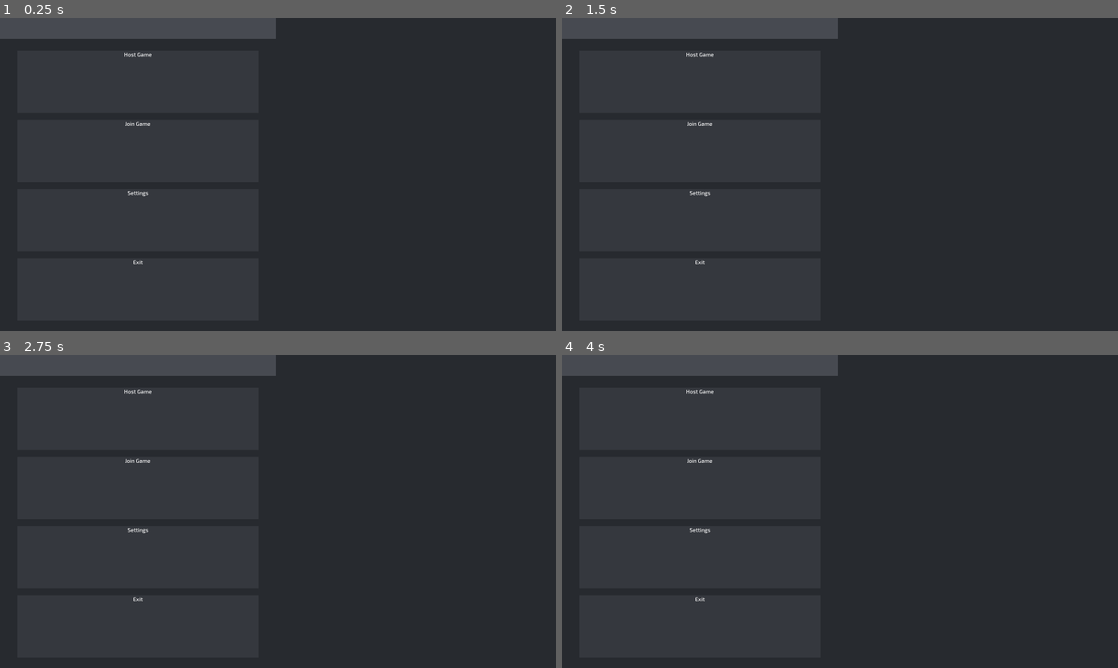
Above: before the commit, frames 1-4 (two rows, left to right).
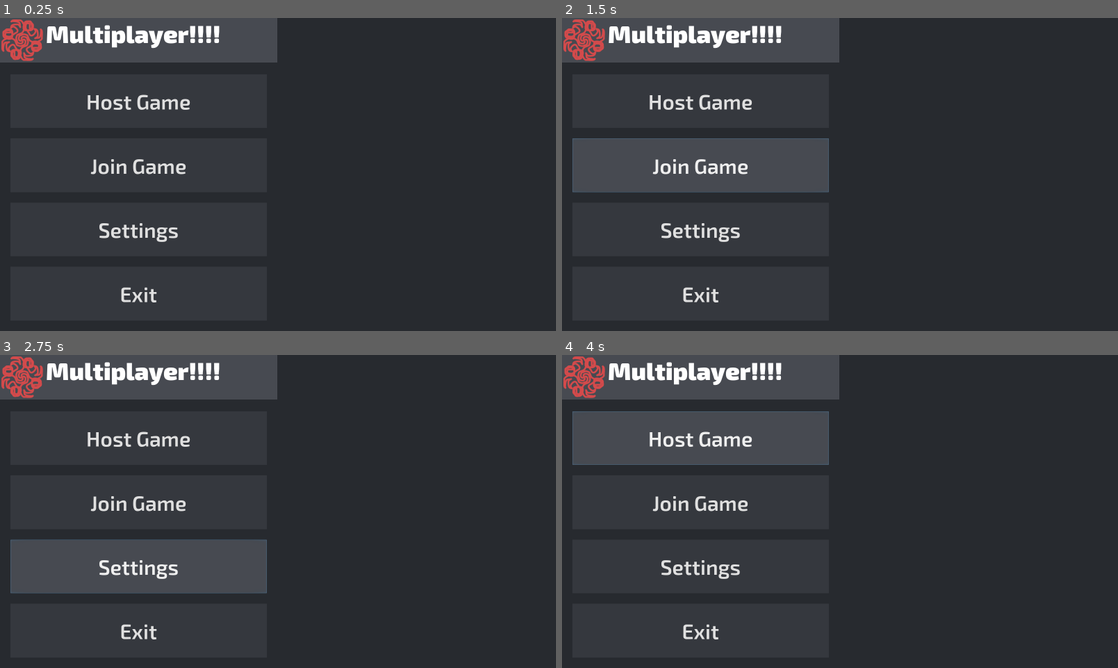
Above: after the commit, the same moments.

Repository: JamesHund/Multiplayer
Game: Godot game, scene res://scenes/Main.tscn
Two runs of this game, one before a commit and one after it. Both use one fixed random seed, a clock stepped at 60 frames per second and the inputs below.
Inputs (mouse positions are in pixels of both pictures, inside the frame that each line leads up to):
- Up to frame 1 (0.25 s): no input
- Up to frame 2 (1.5 s): click (701, 102) at 0.5 s, where only the run after the commit has a clickable "Host Game"; click (701, 165) at 1.25 s, where only the run after the commit has a clickable "Join Game"
- Up to frame 3 (2.75 s): click (139, 567) at 2 s, where only the run after the commit has a clickable "Settings"
- Up to frame 4 (4 s): click (701, 417) at 2.77 s; hold Right (ui_right) from 3.53 s (still down)

The runs differ from the first frame. In frame 1, 4.6% of the frame differs, in the area x 0-50%, y 0-91%; in frame 2, 6.2%; in frame 3, 6.0%; in frame 4, 6.3%.

Commit message:
Scrapped ninepatchbutton work cause realized I am dumb

Diff:
--- a/scenes/Main.tscn
+++ b/scenes/Main.tscn
@@ -2,7 +2,7 @@
 
 [ext_resource path="res://scripts/Main.gd" type="Script" id=1]
 [ext_resource path="res://scripts/LevelManager.gd" type="Script" id=2]
-[ext_resource path="res://scenes/GUIManager.gd" type="Script" id=3]
+[ext_resource path="res://scripts/GUIManager.gd" type="Script" id=3]
 
 [node name="Main" type="Node2D"]
 script = ExtResource( 1 )
--- a/scenes/gui/MainMenu.tscn
+++ b/scenes/gui/MainMenu.tscn
@@ -1,27 +1,33 @@
-[gd_scene load_steps=11 format=2]
+[gd_scene load_steps=14 format=2]
 
 [ext_resource path="res://scripts/guicomponents/MainMenu.gd" type="Script" id=1]
 [ext_resource path="res://textures/gui/grey3.png" type="Texture" id=2]
 [ext_resource path="res://textures/gui/grey4.png" type="Texture" id=3]
-[ext_resource path="res://scenes/gui/NinePatchButton.tscn" type="PackedScene" id=4]
-[ext_resource path="res://fonts/Exo2-Medium.otf" type="DynamicFontData" id=5]
-[ext_resource path="res://fonts/Exo2-BlackItalic.otf" type="DynamicFontData" id=6]
+[ext_resource path="res://icon.png" type="Texture" id=4]
+[ext_resource path="res://fonts/Exo2-Black.otf" type="DynamicFontData" id=5]
+[ext_resource path="res://textures/gui/grey2.png" type="Texture" id=6]
+[ext_resource path="res://textures/gui/grey1.png" type="Texture" id=7]
+[ext_resource path="res://fonts/Exo2-SemiBold.otf" type="DynamicFontData" id=8]
 
-[sub_resource type="DynamicFont" id=1]
-resource_local_to_scene = true
+[sub_resource type="DynamicFont" id=5]
+size = 70
 font_data = ExtResource( 5 )
 
+[sub_resource type="StyleBoxTexture" id=3]
+texture = ExtResource( 3 )
+region_rect = Rect2( 0, 0, 256, 256 )
+
+[sub_resource type="StyleBoxTexture" id=4]
+texture = ExtResource( 6 )
+region_rect = Rect2( 0, 0, 256, 256 )
+
+[sub_resource type="StyleBoxTexture" id=1]
+texture = ExtResource( 7 )
+region_rect = Rect2( 0, 0, 256, 256 )
+
 [sub_resource type="DynamicFont" id=2]
-resource_local_to_scene = true
-font_data = ExtResource( 5 )
-
-[sub_resource type="DynamicFont" id=3]
-resource_local_to_scene = true
-font_data = ExtResource( 5 )
-
-[sub_resource type="DynamicFont" id=4]
-size = 50
-font_data = ExtResource( 6 )
+size = 60
+font_data = ExtResource( 8 )
 
 [node name="MainMenu" type="MarginContainer"]
 anchor_right = 1.0
@@ -33,84 +39,109 @@
 margin_bottom = 900.0
 texture = ExtResource( 2 )
 
-[node name="HSplitContainer" type="HSplitContainer" parent="."]
+[node name="TabContainer" type="HBoxContainer" parent="."]
 margin_right = 1600.0
 margin_bottom = 900.0
 
-[node name="LeftPanelContainer" type="VBoxContainer" parent="HSplitContainer"]
-margin_right = 794.0
+[node name="LeftPanelContainer" type="VBoxContainer" parent="TabContainer"]
+margin_right = 798.0
 margin_bottom = 900.0
 size_flags_horizontal = 3
 
-[node name="LeftPanelTitleContainer" type="MarginContainer" parent="HSplitContainer/LeftPanelContainer"]
-margin_right = 794.0
-margin_bottom = 60.0
-rect_min_size = Vector2( 60, 60 )
+[node name="LeftPanelTitleContainer" type="MarginContainer" parent="TabContainer/LeftPanelContainer"]
+margin_right = 798.0
+margin_bottom = 128.0
+rect_min_size = Vector2( 60, 120 )
 
-[node name="NinePatchRect" type="NinePatchRect" parent="HSplitContainer/LeftPanelContainer/LeftPanelTitleContainer"]
-margin_right = 794.0
-margin_bottom = 60.0
+[node name="NinePatchRect" type="NinePatchRect" parent="TabContainer/LeftPanelContainer/LeftPanelTitleContainer"]
+margin_right = 798.0
+margin_bottom = 128.0
 texture = ExtResource( 3 )
 
-[node name="MarginContainer" type="MarginContainer" parent="HSplitContainer/LeftPanelContainer"]
-margin_top = 64.0
-margin_right = 794.0
+[node name="HBoxContainer" type="HBoxContainer" parent="TabContainer/LeftPanelContainer/LeftPanelTitleContainer"]
+margin_right = 798.0
+margin_bottom = 128.0
+
+[node name="TextureRect" type="TextureRect" parent="TabContainer/LeftPanelContainer/LeftPanelTitleContainer/HBoxContainer"]
+margin_right = 128.0
+margin_bottom = 128.0
+texture = ExtResource( 4 )
+
+[node name="RichTextLabel" type="RichTextLabel" parent="TabContainer/LeftPanelContainer/LeftPanelTitleContainer/HBoxContainer"]
+margin_left = 132.0
+margin_right = 798.0
+margin_bottom = 128.0
+size_flags_horizontal = 3
+custom_fonts/normal_font = SubResource( 5 )
+text = "Multiplayer!!!!"
+
+[node name="MarginContainer" type="MarginContainer" parent="TabContainer/LeftPanelContainer"]
+margin_top = 132.0
+margin_right = 798.0
 margin_bottom = 900.0
 size_flags_vertical = 3
-custom_constants/margin_right = 50
+custom_constants/margin_right = 30
 custom_constants/margin_top = 30
-custom_constants/margin_left = 50
+custom_constants/margin_left = 30
 custom_constants/margin_bottom = 30
 
-[node name="ButtonsContainer" type="VBoxContainer" parent="HSplitContainer/LeftPanelContainer/MarginContainer"]
-margin_left = 50.0
+[node name="ButtonsContainer" type="VBoxContainer" parent="TabContainer/LeftPanelContainer/MarginContainer"]
+margin_left = 30.0
 margin_top = 30.0
-margin_right = 744.0
-margin_bottom = 806.0
+margin_right = 768.0
+margin_bottom = 738.0
 size_flags_vertical = 3
-custom_constants/separation = 20
+custom_constants/separation = 30
 
-[node name="HostGame" parent="HSplitContainer/LeftPanelContainer/MarginContainer/ButtonsContainer" instance=ExtResource( 4 )]
-anchor_right = 0.0
-anchor_bottom = 0.0
-margin_right = 694.0
-margin_bottom = 179.0
-text = "[center]Host Game"
-font = SubResource( 1 )
+[node name="HostGame" type="Button" parent="TabContainer/LeftPanelContainer/MarginContainer/ButtonsContainer"]
+margin_right = 738.0
+margin_bottom = 154.0
+size_flags_vertical = 3
+custom_styles/hover = SubResource( 3 )
+custom_styles/pressed = SubResource( 4 )
+custom_styles/normal = SubResource( 1 )
+custom_fonts/font = SubResource( 2 )
+text = "Host Game"
 
-[node name="JoinGame" parent="HSplitContainer/LeftPanelContainer/MarginContainer/ButtonsContainer" instance=ExtResource( 4 )]
-anchor_right = 0.0
-anchor_bottom = 0.0
-margin_top = 199.0
-margin_right = 694.0
-margin_bottom = 378.0
-text = "[center]Join Game"
-font = SubResource( 2 )
+[node name="JoinGame" type="Button" parent="TabContainer/LeftPanelContainer/MarginContainer/ButtonsContainer"]
+margin_top = 184.0
+margin_right = 738.0
+margin_bottom = 338.0
+size_flags_vertical = 3
+custom_styles/hover = SubResource( 3 )
+custom_styles/pressed = SubResource( 4 )
+custom_styles/normal = SubResource( 1 )
+custom_fonts/font = SubResource( 2 )
+text = "Join Game"
 
-[node name="Settings" parent="HSplitContainer/LeftPanelContainer/MarginContainer/ButtonsContainer" instance=ExtResource( 4 )]
-anchor_right = 0.0
-anchor_bottom = 0.0
-margin_top = 398.0
-margin_right = 694.0
-margin_bottom = 577.0
-text = "[center]Settings"
-font = SubResource( 3 )
+[node name="Settings" type="Button" parent="TabContainer/LeftPanelContainer/MarginContainer/ButtonsContainer"]
+margin_top = 368.0
+margin_right = 738.0
+margin_bottom = 522.0
+size_flags_vertical = 3
+custom_styles/hover = SubResource( 3 )
+custom_styles/pressed = SubResource( 4 )
+custom_styles/normal = SubResource( 1 )
+custom_fonts/font = SubResource( 2 )
+text = "Settings"
 
-[node name="Exit" parent="HSplitContainer/LeftPanelContainer/MarginContainer/ButtonsContainer" instance=ExtResource( 4 )]
-anchor_right = 0.0
-anchor_bottom = 0.0
-margin_top = 597.0
-margin_right = 694.0
-margin_bottom = 776.0
-text = "[center]Exit"
-font = SubResource( 4 )
+[node name="Exit" type="Button" parent="TabContainer/LeftPanelContainer/MarginContainer/ButtonsContainer"]
+margin_top = 552.0
+margin_right = 738.0
+margin_bottom = 708.0
+size_flags_vertical = 3
+custom_styles/hover = SubResource( 3 )
+custom_styles/pressed = SubResource( 4 )
+custom_styles/normal = SubResource( 1 )
+custom_fonts/font = SubResource( 2 )
+text = "Exit"
 
-[node name="MarginContainer" type="MarginContainer" parent="HSplitContainer"]
-margin_left = 806.0
+[node name="RightPanelContainer" type="MarginContainer" parent="TabContainer"]
+margin_left = 802.0
 margin_right = 1600.0
 margin_bottom = 900.0
 size_flags_horizontal = 3
-[connection signal="pressed" from="HSplitContainer/LeftPanelContainer/MarginContainer/ButtonsContainer/HostGame" to="." method="_on_HostGame_pressed"]
-[connection signal="pressed" from="HSplitContainer/LeftPanelContainer/MarginContainer/ButtonsContainer/JoinGame" to="." method="_on_JoinGame_pressed"]
-[connection signal="pressed" from="HSplitContainer/LeftPanelContainer/MarginContainer/ButtonsContainer/Settings" to="." method="_on_Settings_pressed"]
-[connection signal="pressed" from="HSplitContainer/LeftPanelContainer/MarginContainer/ButtonsContainer/Exit" to="." method="_on_Exit_pressed"]
+[connection signal="pressed" from="TabContainer/LeftPanelContainer/MarginContainer/ButtonsContainer/HostGame" to="." method="_on_HostGame_pressed"]
+[connection signal="pressed" from="TabContainer/LeftPanelContainer/MarginContainer/ButtonsContainer/JoinGame" to="." method="_on_JoinGame_pressed"]
+[connection signal="pressed" from="TabContainer/LeftPanelContainer/MarginContainer/ButtonsContainer/Settings" to="." method="_on_Settings_pressed"]
+[connection signal="pressed" from="TabContainer/LeftPanelContainer/MarginContainer/ButtonsContainer/Exit" to="." method="_on_Exit_pressed"]
--- /dev/null
+++ b/scenes/gui/guicomponents/HostTab.tscn
@@ -0,0 +1,9 @@
+[gd_scene format=2]
+
+[node name="HostTab" type="MarginContainer"]
+anchor_right = 1.0
+anchor_bottom = 1.0
+
+[node name="NinePatchRect" type="NinePatchRect" parent="."]
+margin_right = 1600.0
+margin_bottom = 900.0
Renamed: scenes/GUIManager.gd -> scripts/GUIManager.gd
